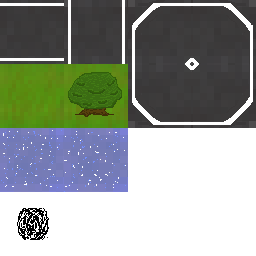
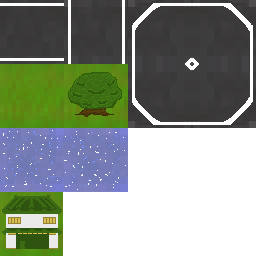
Layered file, before and after one edit (w=256, h=256). Changes by layer:
added layer "Layer #18" above "Layer #17" over (x1=2, y1=195, x2=62, y2=249)
added layer "bahay" above "Pasted Layer #1" over (x1=0, y1=192, x2=63, y2=256)
hid "Pasted Layer #1" over (x1=17, y1=208, x2=49, y2=240)
hid "Layer #3" over (x1=8, y1=197, x2=61, y2=254)
